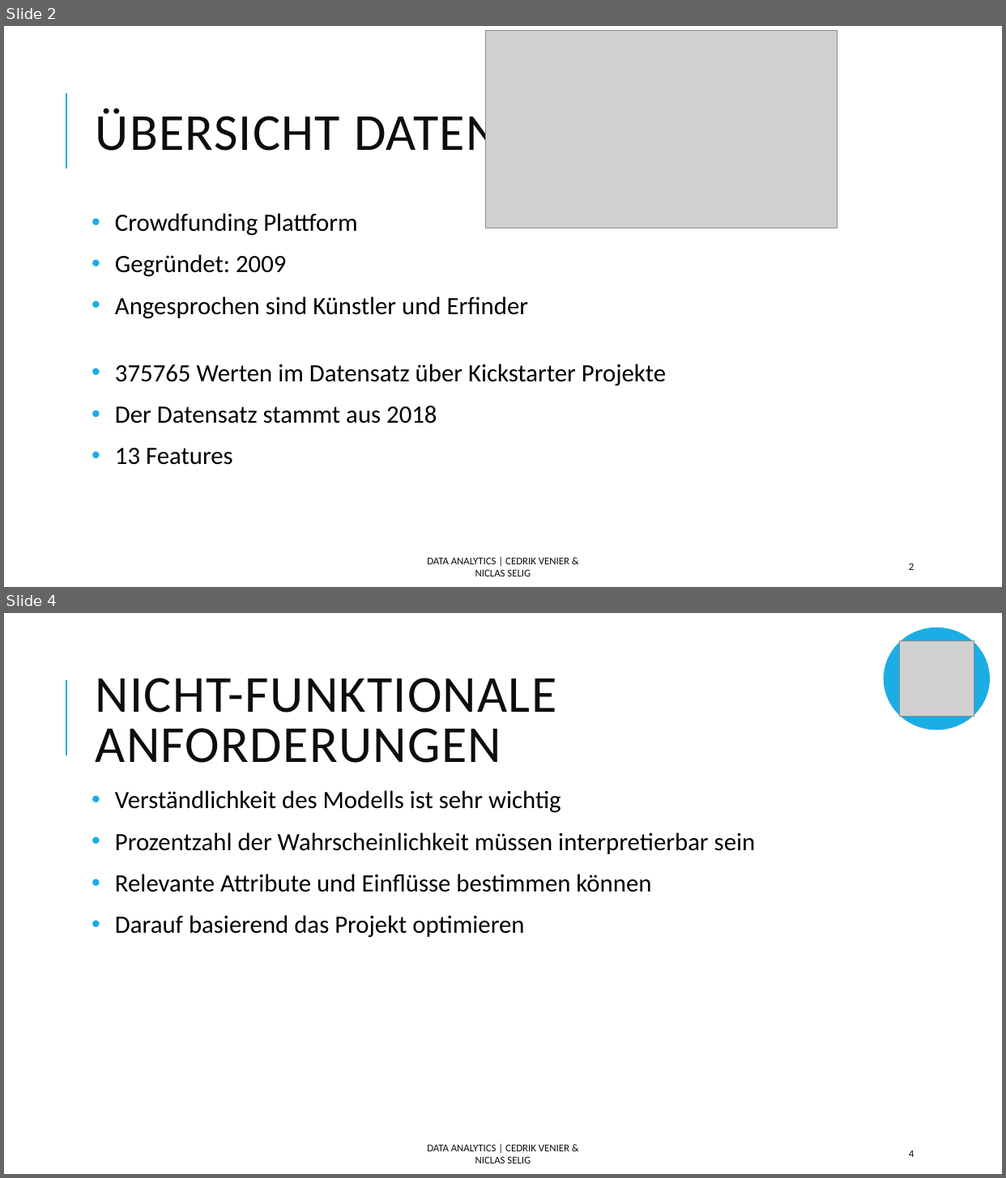
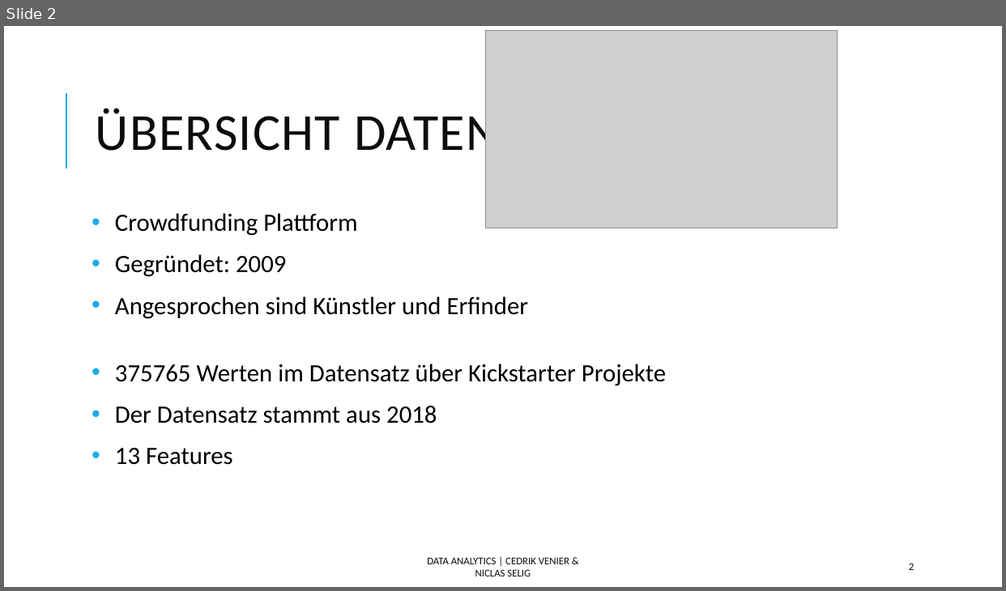
Before and after one commit to Cedrik-V/DataAnalyticsKickstarterWS21-22, a slide deck: Präsi.pptx. Shown one above the other, each under a label of ours: slides 2 and 4 before the commit, slide 2 after it; the slides between them are not shown. The pictures are 1006x1178 and 1006x591 pixels, drawn with LibreOffice and Linux fonts; fonts in the diff are those of the drawing; grey boxes stand for pictures. Boxes give left, top, right and bottom in pixels: in the first picture for what was removed or moved away, otherwise in the second. Text is boxed around its words. In the diff, an @@ line names an element or a change of style, - is before the commit and + after.

```diff
--- a/Präsi.pptx
+++ b/Präsi.pptx
@@ slide 4 removed at box(4, 613, 1002, 1174), background #FFFFFF; not listed: 1 template element that a slide beside it also shows @@
@@ ellipse removed at box(884, 628, 990, 730) @@
@@ picture removed at box(899, 641, 974, 717) @@
@@ title removed at box(96, 678, 557, 763) @@
-NICHT-FUNKTIONALE ANFORDERUNGEN
@@ text removed at box(115, 790, 756, 938) @@
-• Verständlichkeit des Modells ist sehr wichtig
-• Prozentzahl der Wahrscheinlichkeit müssen interpretierbar sein
-• Relevante Attribute und Einflüsse bestimmen können
-• Darauf basierend das Projekt optimieren
@@ text removed at box(427, 1144, 569, 1164) @@
-DATA ANALYTICS | CEDRIK VENIER & NICLAS SELIG
@@ page number removed at box(909, 1150, 914, 1157) @@
-4
```
Also in this commit, not shown: 4 slides changed, 1 slide added.
